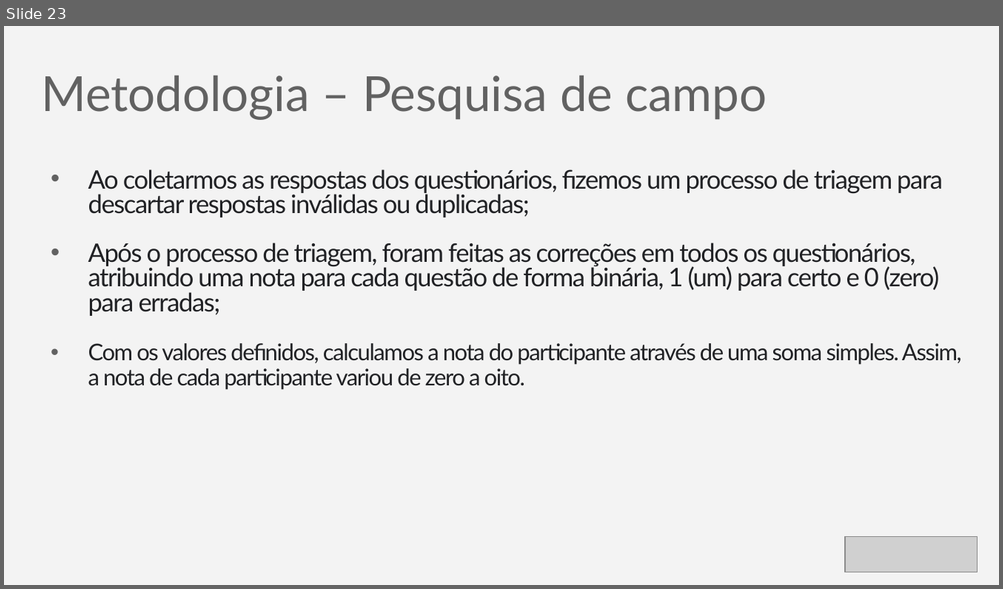
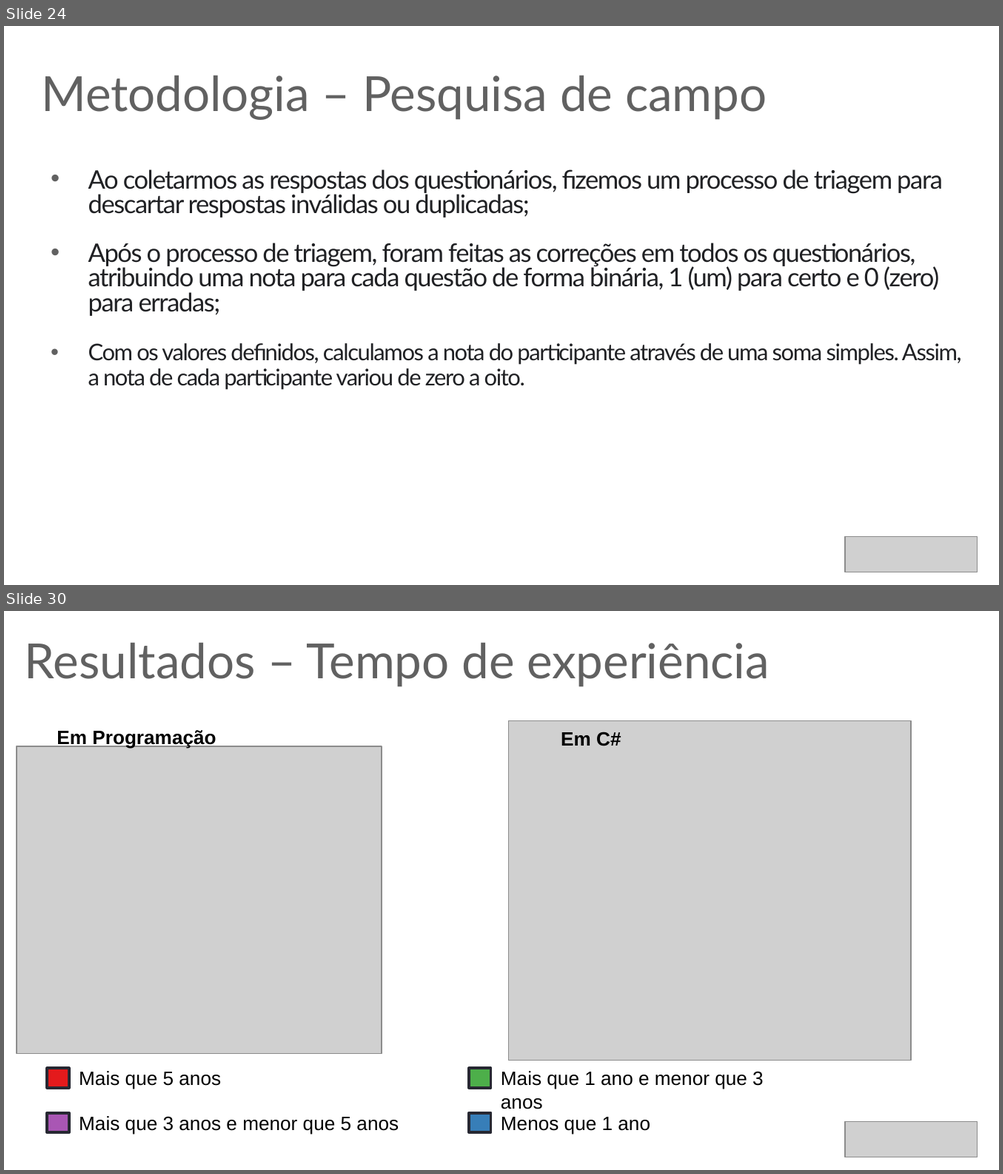
Before and after one commit to rafaelcruz-net/pattern-matching, a slide deck: Apresentacao_Defesa.pptx. Shown one above the other, each under a label of ours: slide 23 before the commit, slides 24 and 30 after it; the slides between them are not shown. The pictures are 1003x589 and 1003x1174 pixels, drawn with LibreOffice and Linux fonts; fonts in the diff are those of the drawing; grey boxes stand for pictures. Boxes give left, top, right and bottom in pixels: in the first picture for what was removed or moved away, otherwise in the second. Text is boxed around its words. In the diff, an @@ line names an element or a change of style, - is before the commit and + after.

```diff
--- a/Apresentacao_Defesa.pptx
+++ b/Apresentacao_Defesa.pptx
@@ slide 30 added at (4, 611, 999, 1170), background #FFFFFF @@
@@ title added at (25, 643, 769, 686), 35.1 pt, text #616161 @@
+Resultados – Tempo de experiência
@@ picture added at (508, 721, 910, 1060) @@
@@ text added at (57, 729, 216, 749), 14 pt, text #000000, bold @@
+Em Programação
@@ text added at (560, 732, 620, 746), 14 pt, text #000000, bold @@
+Em C#
@@ picture added at (17, 746, 382, 1054) @@
@@ rectangle added at (47, 1068, 68, 1088), fill #E41A1C, outline #272932 2 pt @@
@@ text added at (79, 1071, 221, 1090), 14 pt, text #000000 @@
+Mais que 5 anos
@@ rectangle added at (469, 1068, 490, 1088), fill #4DAF4A, outline #272932 2 pt @@
@@ text added at (501, 1071, 763, 1110), 14 pt, text #000000 @@
+Mais que 1 ano e menor que 3 anos
@@ rectangle added at (47, 1113, 68, 1133), fill #A956B4, outline #272932 2 pt @@
@@ text added at (79, 1116, 398, 1134), 14 pt, text #000000 @@
+Mais que 3 anos e menor que 5 anos
@@ rectangle added at (469, 1113, 490, 1133), fill #377EB8, outline #272932 2 pt @@
@@ text added at (501, 1117, 650, 1134), 14 pt, text #000000 @@
+Menos que 1 ano
@@ picture added at (845, 1122, 976, 1158) @@
@@ what was slide 23 is now slide 24 @@
```
Also in this commit, not shown: 22 other slides changed, 17 other slides added.
